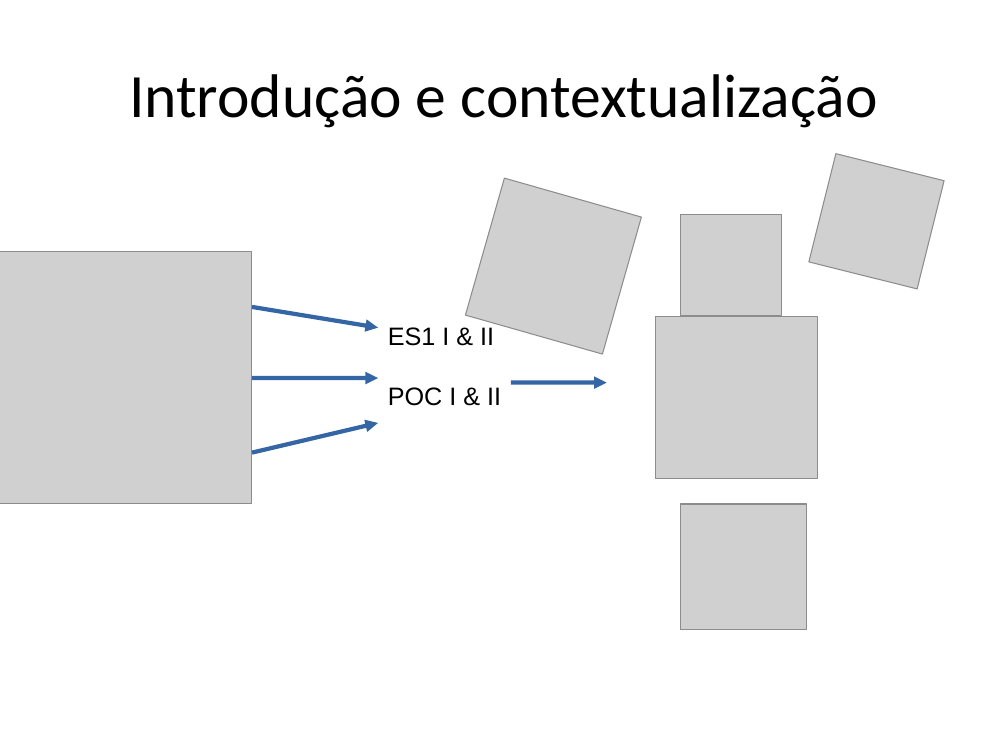
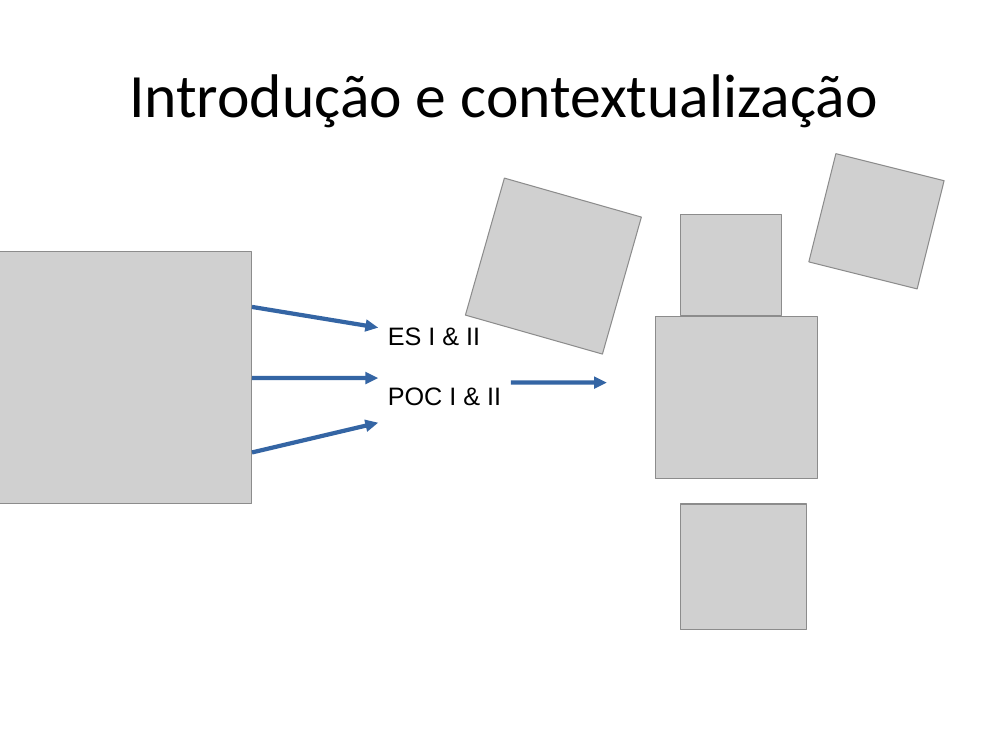
Before and after one commit to Pedro-V/projetorium, a slide deck: slide 3 of documentos/Projetorium-ESI-2023-1.odp. Drawn at 1008x756 pixels with LibreOffice and Linux fonts; fonts in the diff are those of the drawing; grey boxes stand for pictures. Boxes give left, top, right and bottom in pixels: in the first picture for what was removed or moved away, otherwise in the second. Text is boxed around its words. In the diff, an @@ line names an element or a change of style, - is before the commit and + after.

```diff
--- a/documentos/Projetorium-ESI-2023-1.odp
+++ b/documentos/Projetorium-ESI-2023-1.odp
@@ text at <box>388,327,480,346</box>: text changed @@
-ES1 I & II
+ES I & II
```
Also in this commit, not shown: 5 other slides changed, 1 slide added, 1 slide removed, 6 other files.
